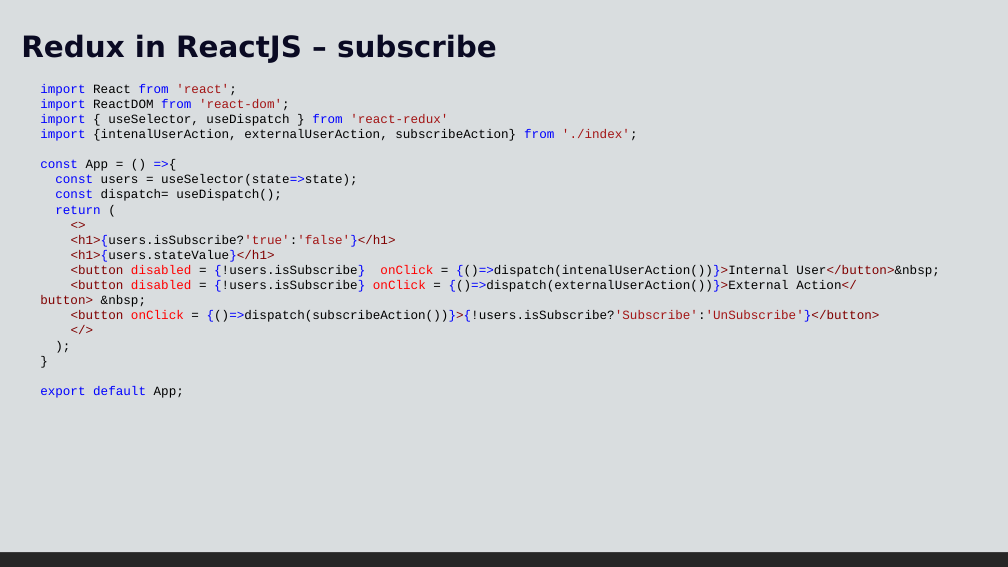
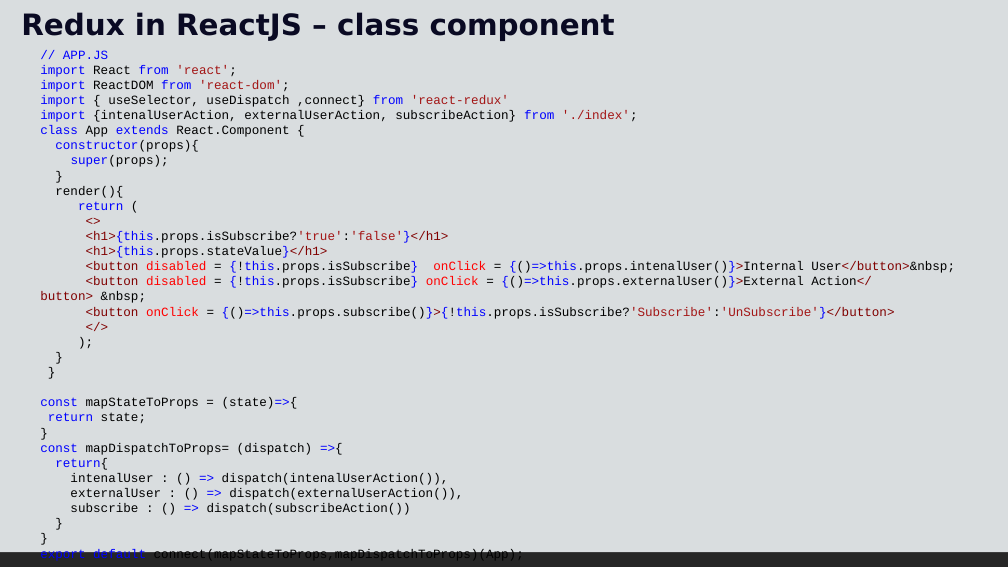
Before and after one commit to bharathi2k6/Learn_React, a slide deck: slide 8 of doc/React-5.pptx (slide 11 before the commit). Drawn at 1008x567 pixels with LibreOffice and Linux fonts; fonts in the diff are those of the drawing. Boxes give left, top, right and bottom in pixels: in the first picture for what was removed or moved away, otherwise in the second. Text is boxed around its words. In the diff, an @@ line names an element or a change of style, - is before the commit and + after.

Commit message:
all redux

```diff
--- a/doc/React-5.pptx
+++ b/doc/React-5.pptx
@@ text at [21,12,615,41]: text changed @@
-Redux in ReactJS – subscribe
+Redux in ReactJS – class component
@@ text "// APP.JS": place and size @@
-text "// APP.JS" at [40,84,940,398]
+text "// APP.JS" at [40,50,955,561]
@@ text at [63,50,108,59]: paragraph added @@
+// APP.JS
@@ text at [40,95,509,107]: text changed @@
-import { useSelector, useDispatch } from 'react-redux'
+import { useSelector, useDispatch ,connect} from 'react-redux'
@@ text at [40,125,289,198]: text changed @@
-const App = () =>{
-const users = useSelector(state=>state);
-const dispatch= useDispatch();
+class App extends React.Component {
+constructor(props){
+super(props);
+}
+render(){
@@ text at [40,231,955,319]: text changed @@
-<h1>{users.isSubscribe?'true':'false'}</h1>
-<h1>{users.stateValue}</h1>
-<button disabled = {!users.isSubscribe} onClick = {()=>dispatch(intenalUserAction())}>Internal User</button>&nbsp;
-<button disabled = {!users.isSubscribe} onClick = {()=>dispatch(externalUserAction())}>External Action</button> &nbsp;
-<button onClick = {()=>dispatch(subscribeAction())}>{!users.isSubscribe?'Subscribe':'UnSubscribe'}</button>
+<h1>{this.props.isSubscribe?'true':'false'}</h1>
+<h1>{this.props.stateValue}</h1>
+<button disabled = {!this.props.isSubscribe} onClick = {()=>this.props.intenalUser()}>Internal User</button>&nbsp;
+<button disabled = {!this.props.isSubscribe} onClick = {()=>this.props.externalUser()}>External Action</button> &nbsp;
+<button onClick = {()=>this.props.subscribe()}>{!this.props.isSubscribe?'Subscribe':'UnSubscribe'}</button>
@@ text at [40,397,524,561]: text changed; text colour #0000FF to #000000 @@
-export default App;
+}
+const mapStateToProps = (state)=>{
+return state;
+}
+const mapDispatchToProps= (dispatch) =>{
+return{
+intenalUser : () => dispatch(intenalUserAction()),
+externalUser : () => dispatch(externalUserAction()),
+subscribe : () => dispatch(subscribeAction())
+}
+}
+export default connect(mapStateToProps,mapDispatchToProps)(App);
```
Also in this commit, not shown: 7 other slides changed, 4 slides added, 3 slides removed, 30 other files.
